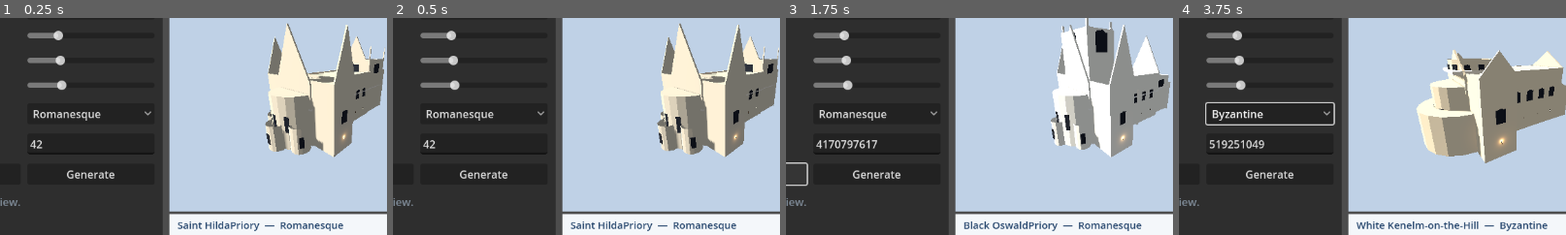
Above: before the commit, frames 1-4 (left to right).
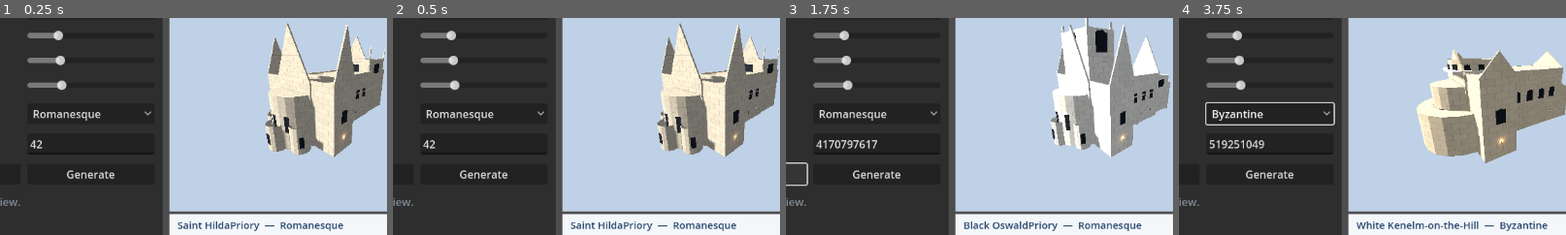
Above: after the commit, the same moments.

Repository: drAshcroft/BrickWild
Game: Godot game, scene res://scenes/studio.tscn
Two runs of this game, one before a commit and one after it. Both use one fixed random seed, a clock stepped at 60 frames per second and the inputs below.
Inputs:
- Up to frame 1 (0.25 s): no input
- Up to frame 2 (0.5 s): no input
- Up to frame 3 (1.75 s): click "Church" at 0.5 s; click "New seed" at 1.25 s
- Up to frame 4 (3.75 s): click "New seed" at 2 s; click "Romanesque" at 2.75 s; click "Generate" at 3.5 s
The pictures show only the part of the screen within x 16-66%, y 10-60%; the shares and areas given below are measured in that part.

The runs differ from the first frame. In frame 1, 0.2% of the frame differs, in the area x 69-98%, y 7-63%; in frame 2, 0.2%; in frame 3, less than 0.1%; in frame 4, 0.1%.

Commit message:
add restrained church and castle surface materials

Diff:
--- a/core/shell_assembler.gd
+++ b/core/shell_assembler.gd
@@ -50,6 +50,66 @@
 		node.set_surface_override_material(i, m)
 
 
+## Finish the two architectural surfaces from their metre-scale UVs. Stone,
+## trim, roof and opening remain the original four slots; only stone and roof
+## receive procedural variation. The renderer uses this same method for live
+## scenes and reference portraits.
+static func architectural_materials(node: MeshInstance3D, colors: Array,
+		stone_slot := 0, roof_slot := 2) -> void:
+	if DisplayServer.get_name() == "headless" or node.mesh == null:
+		return
+	var stone := Shader.new()
+	stone.code = """shader_type spatial;
+render_mode cull_disabled;
+uniform vec4 stone_colour : source_color;
+uniform float block_width = 2.2;
+uniform float course_height = 0.92;
+void fragment() {
+	vec2 p = UV / vec2(block_width, course_height);
+	float row = floor(p.y);
+	p.x += mod(row, 2.0) * 0.5;
+	vec2 edge = fract(p);
+	float joint = smoothstep(0.025, 0.075, edge.y) * smoothstep(0.025, 0.075, edge.x);
+	vec2 cell = floor(p);
+	float variation = fract(sin(dot(cell, vec2(12.9898,78.233))) * 43758.5453);
+	vec3 block = stone_colour.rgb * mix(0.975, 1.025, variation);
+	ALBEDO = mix(stone_colour.rgb * 0.88, block, joint);
+	ROUGHNESS = 0.94;
+}
+"""
+	var stone_material := ShaderMaterial.new()
+	stone_material.shader = stone
+	var stone_colour: Color = colors[stone_slot] if stone_slot < colors.size() else NO_COLOUR
+	stone_material.set_shader_parameter("stone_colour", stone_colour)
+	node.set_surface_override_material(stone_slot, stone_material)
+
+	var roof := Shader.new()
+	roof.code = """shader_type spatial;
+render_mode cull_disabled;
+uniform vec4 roof_colour : source_color;
+uniform float tile_width = 1.45;
+uniform float course_height = 0.76;
+void fragment() {
+	vec2 p = UV / vec2(tile_width, course_height);
+	float row = floor(p.y);
+	p.x += mod(row, 2.0) * 0.5;
+	vec2 edge = fract(p);
+	float tile = smoothstep(0.025, 0.08, edge.y) * smoothstep(0.025, 0.08, edge.x);
+	vec2 cell = floor(p);
+	float variation = fract(sin(dot(cell, vec2(39.346,11.135))) * 24634.6345);
+	vec3 surface = roof_colour.rgb * mix(0.95, 1.025, variation);
+	ALBEDO = mix(roof_colour.rgb * 0.84, surface, tile);
+	ROUGHNESS = 0.88;
+	METALLIC = 0.06;
+}
+"""
+	var roof_material := ShaderMaterial.new()
+	roof_material.shader = roof
+	var roof_colour: Color = colors[roof_slot] if roof_slot < colors.size() else NO_COLOUR
+	roof_material.set_shader_parameter("roof_colour", roof_colour)
+	node.set_surface_override_material(roof_slot, roof_material)
+
+
 ## Restrained, metre-scale roof courses. Kept opt-in to ordinary houses;
 ## four-surface castle/church/hotel shells retain their material contract.
 static func house_materials(node: MeshInstance3D, spec: HouseSpec) -> void:
@@ -124,7 +184,7 @@
 ## only way to photograph an interior lit by things that are on fire.
 static func build(node_name: String, mesh: ArrayMesh, colors: Array,
 		props: Array, roof_surface: int, cutaway: bool,
-		glow: Color = LightKit.FLAME) -> Node3D:
+		glow: Color = LightKit.FLAME, architectural_finish := false) -> Node3D:
 	var root := Node3D.new()
 	root.name = node_name
 	if mesh == null:
@@ -134,7 +194,11 @@
 	shell.name = "Shell"
 	shell.mesh = mesh
 	surface_materials(shell, colors, DEFAULT_ROUGHNESS,
-		roof_surface if cutaway else -1)
+		-1)
+	if architectural_finish:
+		architectural_materials(shell, colors)
+	if cutaway:
+		shell.set_surface_override_material(roof_surface, invisible())
 	root.add_child(shell)
 
 	if props.is_empty():
--- a/src/castle/castle_assembler.gd
+++ b/src/castle/castle_assembler.gd
@@ -11,7 +11,7 @@
 	var mesh: ArrayMesh = builder.build(spec)
 	var root := ShellAssembler.build("Castle", mesh, [spec.stone_color, spec.trim_color,
 		spec.roof_color, Color("1a1c20")], builder.prop_log,
-		CastleBuilder.SURF_ROOF, cutaway)
+		CastleBuilder.SURF_ROOF, cutaway, LightKit.FLAME, true)
 	for row in builder.interiors:
 		var rooms := Node3D.new()
 		rooms.name = row.id
--- a/src/church/church_assembler.gd
+++ b/src/church/church_assembler.gd
@@ -12,4 +12,4 @@
 	var mesh: ArrayMesh = builder.build(spec)
 	return ShellAssembler.build("Church", mesh, [spec.stone_color, spec.trim_color,
 		spec.roof_color, Color("1a1c20")], builder.prop_log,
-		ChurchBuilder.SURF_ROOF, cutaway)
+		ChurchBuilder.SURF_ROOF, cutaway, LightKit.FLAME, true)
--- a/tools/render_shots.gd
+++ b/tools/render_shots.gd
@@ -36,6 +36,10 @@
 	_mesh_only = args.has("mesh-only")
 	if args.has("scene-qa"):
 		await _shoot_scene_acceptance()
+		quit()
+		return
+	if args.has("vis004"):
+		await _shoot_vis004_acceptance()
 		quit()
 		return
 	if args.has("visual-qa"):
@@ -217,6 +221,51 @@
 	var image_count: int = rows.size() * 2 + int(not rows.is_empty()) + int(include_chevet)
 	print("wrote %d acceptance images and manifest to %s/%s" %
 		[image_count, OUT_DIR, out])
+
+
+## VIS-004 material comparison. Seed, camera and lighting stay fixed in each pair.
+func _shoot_vis004_acceptance() -> void:
+	var out := "visualqa/vis004"
+	DirAccess.make_dir_recursive_absolute(ProjectSettings.globalize_path(OUT_DIR + "/" + out))
+	var rows: Array[Dictionary] = []
+	for key in ["durham", "notre_dame", "bodiam", "himeji"]:
+		var entry: Dictionary = {}
+		var church := false
+		for candidate in _landmarks():
+			if candidate["key"] == key:
+				entry = candidate
+				church = true
+				break
+		if entry.is_empty():
+			for candidate in _castles():
+				if candidate["key"] == key:
+					entry = candidate
+					break
+		var yaw: float = 0.72 if church else float(entry.get("yaw", 0.72))
+		var pitch: float = -0.28 if church else float(entry.get("pitch", -0.30))
+		var zoom: float = 1.0 if church else float(entry.get("zoom", 1.0))
+		var mesh: ArrayMesh
+		var colors: Array
+		if church:
+			var spec: ChurchSpec = _landmark_spec(entry)
+			mesh = ChurchBuilder.new().build(spec)
+			colors = [spec.stone_color, spec.trim_color, spec.roof_color, Color("15171b")]
+		else:
+			var spec: CastleSpec = _castle_spec(entry)
+			mesh = CastleBuilder.new().build(spec)
+			colors = [spec.stone_color, spec.trim_color, spec.roof_color, Color("15171b")]
+		var before := "%s/%s_before.jpg" % [out, key]
+		var after := "%s/%s_after.jpg" % [out, key]
+		await _shoot_mesh(mesh, colors, before, yaw, pitch, zoom)
+		await _shoot_mesh(mesh, colors, after, yaw, pitch, zoom, Vector3.INF, 0.0, true)
+		rows.append({"key": key, "seed": entry["seed"], "before": before,
+			"after": after, "camera": _camera_metadata(yaw, pitch, zoom)})
+	_save_acceptance_sheet(rows, out + "/contact_sheet.jpg")
+	var f := FileAccess.open(OUT_DIR + "/" + out + "/manifest.json", FileAccess.WRITE)
+	f.store_string(JSON.stringify({"subjects": rows,
+		"columns": ["flat materials", "VIS-004 runtime finish"]}, "\t"))
+	f.close()
+	print("wrote %d VIS-004 pairs and contact sheet to %s" % [rows.size(), out])
 
 
 ## Diagnose the render path with one church and one castle. Both views in each
@@ -904,13 +953,15 @@
 ## four surfaces, so the stage does not need to know which it is looking at.
 func _shoot_mesh(mesh: ArrayMesh, cols: Array, file: String, yaw: float,
 		pitch: float, zoom := 1.0, focus := Vector3.INF,
-		frame_radius := 0.0) -> void:
+		frame_radius := 0.0, architectural_finish := false) -> void:
 	_mesh_inst.mesh = mesh
 	for i in range(mesh.get_surface_count()):
 		var m := StandardMaterial3D.new()
 		m.albedo_color = cols[i]
 		m.roughness = 0.92
 		_mesh_inst.set_surface_override_material(i, m)
+	if architectural_finish:
+		ShellAssembler.architectural_materials(_mesh_inst, cols)
 
 	var aabb: AABB = mesh.get_aabb()
 	var centre: Vector3 = aabb.get_center()
Binary file added: artifacts/renders/visualqa/vis004/bodiam_after.jpg
Binary file added: artifacts/renders/visualqa/vis004/bodiam_before.jpg
Binary file added: artifacts/renders/visualqa/vis004/contact_sheet.jpg
Binary file added: artifacts/renders/visualqa/vis004/durham_after.jpg
Binary file added: artifacts/renders/visualqa/vis004/durham_before.jpg
Binary file added: artifacts/renders/visualqa/vis004/himeji_after.jpg
Binary file added: artifacts/renders/visualqa/vis004/himeji_before.jpg
Not shown, added: artifacts/renders/visualqa/vis004/manifest.json
Binary file added: artifacts/renders/visualqa/vis004/notre_dame_after.jpg
Binary file added: artifacts/renders/visualqa/vis004/notre_dame_before.jpg
Not shown, added: artifacts/renders/visualqa/vis004/README.md
Not shown, changed: docs/VISUAL_QA.md
